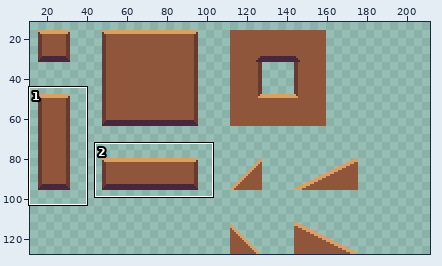
Sprite sheet -- Assets/Tilemaps/Tilemap.png. Above, an overview of the earlier version with the close-up marked.
Close-up. Before the commit:
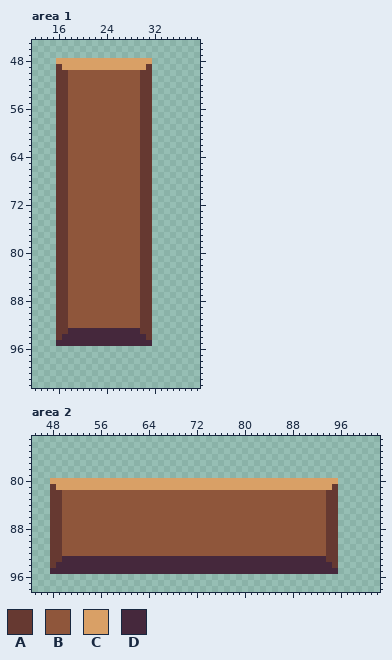
The file is 200x128 pixels. Shown: area 1: x 12..39, y 45..102; area 2: x 45..102, y 73..98. The old version is drawn lined up with the new one, on the new canvas. The wide view leaves out empty margins. The commit also changed other parts of the picture, which this record leaves out.
Palette (. is transparent): A #663931  B #8f563b  C #d9a066  D #45283c
Pixels before, area 1, first column x 16:
48 CCCCCCCCCCCCCCCC
49 ACCCCCCCCCCCCCCA
50 AABBBBBBBBBBBBAA
51 AABBBBBBBBBBBBAA
52 AABBBBBBBBBBBBAA
53 AABBBBBBBBBBBBAA
54 AABBBBBBBBBBBBAA
55 AABBBBBBBBBBBBAA
56 AABBBBBBBBBBBBAA
57 AABBBBBBBBBBBBAA
58 AABBBBBBBBBBBBAA
59 AABBBBBBBBBBBBAA
60 AABBBBBBBBBBBBAA
61 AABBBBBBBBBBBBAA
62 AABBBBBBBBBBBBAA
63 AABBBBBBBBBBBBAA
64 AABBBBBBBBBBBBAA
65 AABBBBBBBBBBBBAA
66 AABBBBBBBBBBBBAA
67 AABBBBBBBBBBBBAA
68 AABBBBBBBBBBBBAA
69 AABBBBBBBBBBBBAA
70 AABBBBBBBBBBBBAA
71 AABBBBBBBBBBBBAA
72 AABBBBBBBBBBBBAA
73 AABBBBBBBBBBBBAA
74 AABBBBBBBBBBBBAA
75 AABBBBBBBBBBBBAA
76 AABBBBBBBBBBBBAA
77 AABBBBBBBBBBBBAA
78 AABBBBBBBBBBBBAA
79 AABBBBBBBBBBBBAA
80 AABBBBBBBBBBBBAA
81 AABBBBBBBBBBBBAA
82 AABBBBBBBBBBBBAA
83 AABBBBBBBBBBBBAA
84 AABBBBBBBBBBBBAA
85 AABBBBBBBBBBBBAA
86 AABBBBBBBBBBBBAA
87 AABBBBBBBBBBBBAA
88 AABBBBBBBBBBBBAA
89 AABBBBBBBBBBBBAA
90 AABBBBBBBBBBBBAA
91 AABBBBBBBBBBBBAA
92 AABBBBBBBBBBBBAA
93 AADDDDDDDDDDDDAA
94 ADDDDDDDDDDDDDDA
95 DDDDDDDDDDDDDDDD
Pixels before, area 2, first column x 48:
80 CCCCCCCCCCCCCCCCCCCCCCCCCCCCCCCCCCCCCCCCCCCCCCCC
81 ACCCCCCCCCCCCCCCCCCCCCCCCCCCCCCCCCCCCCCCCCCCCCCA
82 AABBBBBBBBBBBBBBBBBBBBBBBBBBBBBBBBBBBBBBBBBBBBAA
83 AABBBBBBBBBBBBBBBBBBBBBBBBBBBBBBBBBBBBBBBBBBBBAA
84 AABBBBBBBBBBBBBBBBBBBBBBBBBBBBBBBBBBBBBBBBBBBBAA
85 AABBBBBBBBBBBBBBBBBBBBBBBBBBBBBBBBBBBBBBBBBBBBAA
86 AABBBBBBBBBBBBBBBBBBBBBBBBBBBBBBBBBBBBBBBBBBBBAA
87 AABBBBBBBBBBBBBBBBBBBBBBBBBBBBBBBBBBBBBBBBBBBBAA
88 AABBBBBBBBBBBBBBBBBBBBBBBBBBBBBBBBBBBBBBBBBBBBAA
89 AABBBBBBBBBBBBBBBBBBBBBBBBBBBBBBBBBBBBBBBBBBBBAA
90 AABBBBBBBBBBBBBBBBBBBBBBBBBBBBBBBBBBBBBBBBBBBBAA
91 AABBBBBBBBBBBBBBBBBBBBBBBBBBBBBBBBBBBBBBBBBBBBAA
92 AABBBBBBBBBBBBBBBBBBBBBBBBBBBBBBBBBBBBBBBBBBBBAA
93 AADDDDDDDDDDDDDDDDDDDDDDDDDDDDDDDDDDDDDDDDDDDDAA
94 ADDDDDDDDDDDDDDDDDDDDDDDDDDDDDDDDDDDDDDDDDDDDDDA
95 DDDDDDDDDDDDDDDDDDDDDDDDDDDDDDDDDDDDDDDDDDDDDDDD
After the commit:
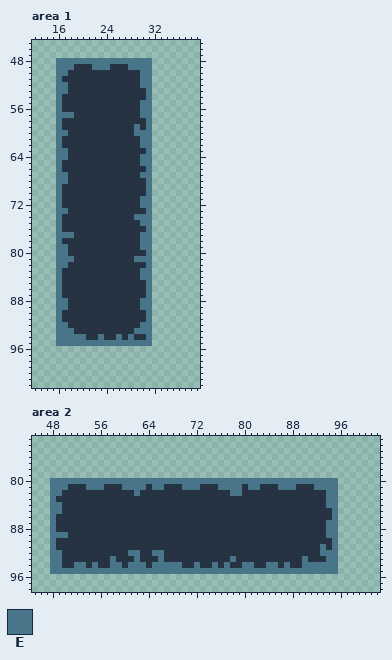
Colours new in this view: E #49758b
The exact change:
canvas 200x128 -> 299x128
colour B: #8f563b -> #263342
Changed rows in their new state; - is a pixel that keeps its letter.
Area 1:
first column x 16:
 48 EEEEEEEEEEEEEEEE
 49 EEEBBBEEEBBBEEEE
 50 EE------------EE
 51 EB------------EE
 52 EE------------EE
 53 EE------------BE
 54 EB------------BE
 55 EB------------EE
 56 EB------------EE
 57 EEE-----------EE
 58 EB------------BE
 59 EB-----------EBE
 60 EE-----------EEE
 61 EB------------EE
 62 EB------------EE
 63 EE------------BE
 64 EE------------EE
 65 EB------------EE
 66 EB------------BE
 67 EE------------EE
 68 EE------------BE
 69 EB------------BE
 70 EB------------BE
 71 EB------------EE
 72 EB------------EE
 73 EE------------BE
 74 EB-----------EEE
 75 EB------------EE
 76 EB------------BE
 77 EEE-----------EE
 78 EB------------EE
 79 EE------------EE
 80 EE------------BE
 81 EEE----------EEE
 82 EE------------BE
 83 EB------------EE
 84 EB------------EE
 85 EB------------BE
 86 EB------------BE
 87 EB------------BE
 88 EE------------EE
 89 EE------------EE
 90 EB------------BE
 91 EB------------BE
 92 EE------------EE
 93 EEEBBBBBBBBBBEEE
 94 EEEEEBBEBBEBEBBE
 95 EEEEEEEEEEEEEEEE
Area 2:
first column x 48:
80 EEEEEEEEEEEEEEEEEEEEEEEEEEEEEEEEEEEEEEEEEEEEEEEE
81 EEEBBBEEEBBBEEEEBEEBBBEEEBBBEEEEBEEBBBEEEBBBEEEE
82 EE------------E---------------EE--------------EE
83 EB--------------------------------------------EE
84 EE--------------------------------------------EE
85 EE--------------------------------------------BE
86 EB--------------------------------------------BE
87 EB--------------------------------------------EE
88 EB--------------------------------------------EE
89 EEE-------------------------------------------EE
90 EB--------------------------------------------BE
91 EB-------------------------------------------EBE
92 EE-----------EE--EE--------------------------EEE
93 EEBBBBBBBBEBBBEBBBEBBBBBBBBBBBEBBBBBBBBBBBEBBBEE
94 EEBBEEBEBBEEBEEEBEEEEEBBEBBEBEBBEEBBEEBEBBEEEEEE
95 EEEEEEEEEEEEEEEEEEEEEEEEEEEEEEEEEEEEEEEEEEEEEEEE
